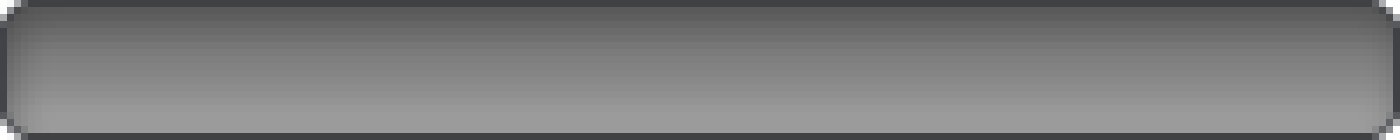
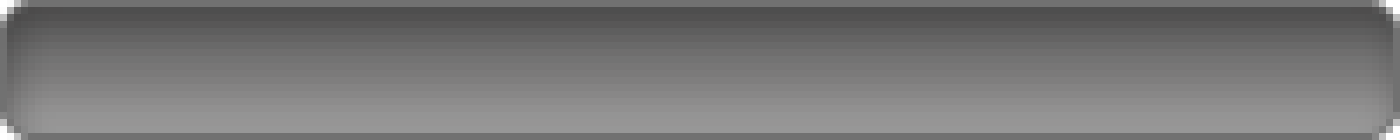
Comparing the layer stacks of the two w=1400, h=140 images. Changes:
moved "Progress Background" out of group ":Progress Bar" over [0, 7, 1393, 133]
